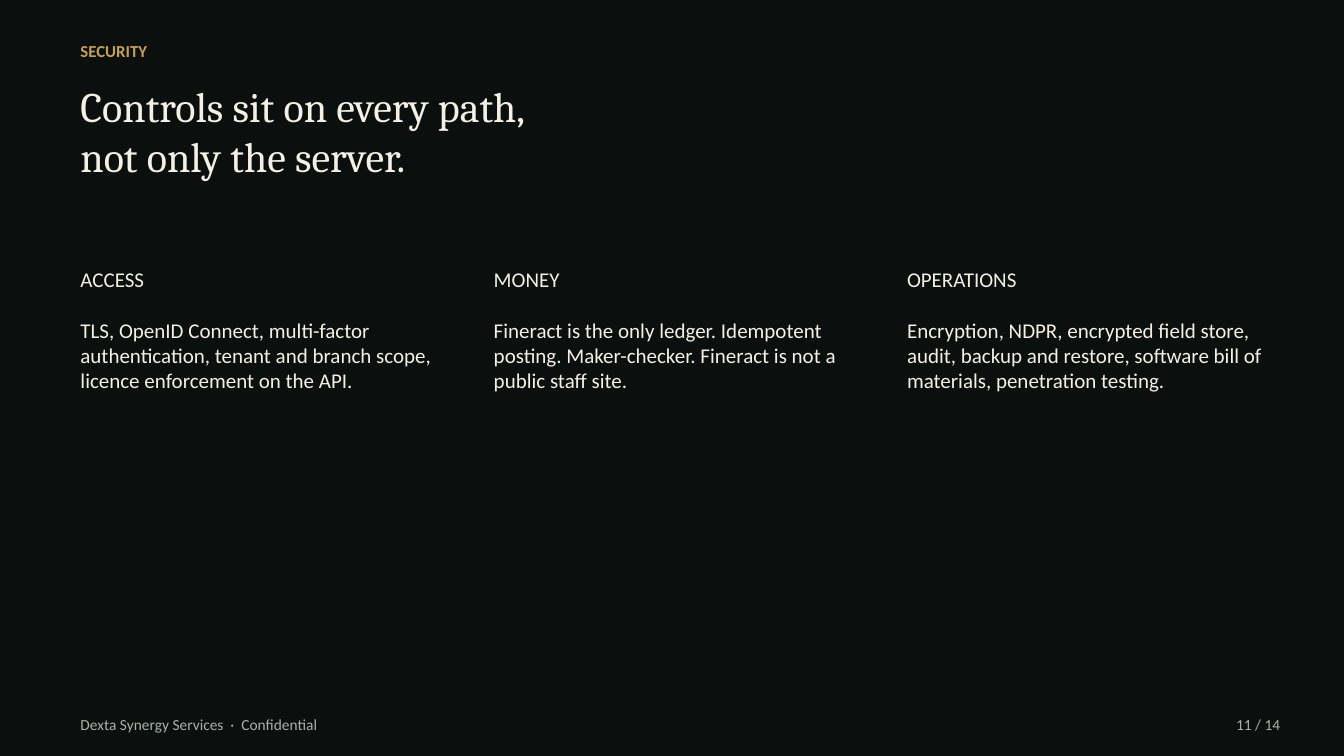
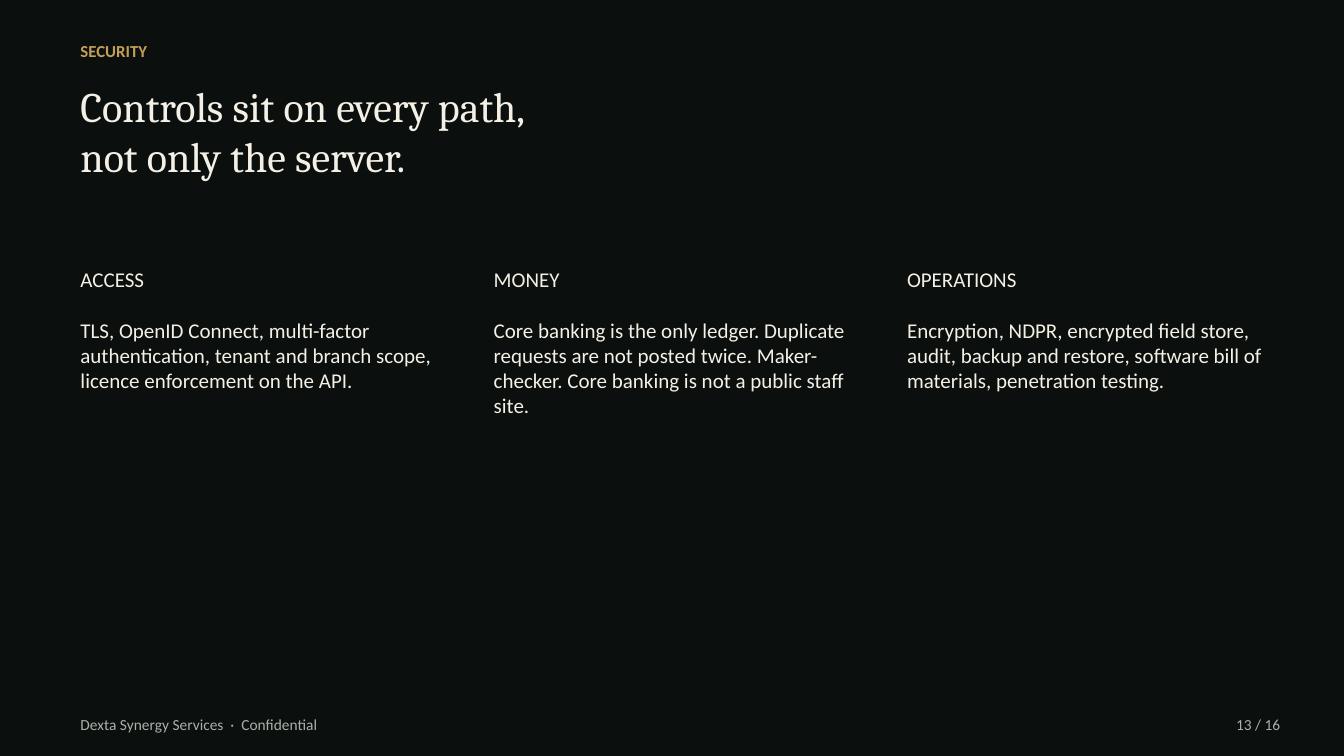
Before and after one commit to hanson1997/test, a slide deck: slide 13 of edfip-screening/architecture/EDFIP_Architecture_Dexta.pptx (slide 11 before the commit). Drawn at 1344x756 pixels with LibreOffice and Linux fonts; fonts in the diff are those of the drawing. Boxes give left, top, right and bottom in pixels: in the first picture for what was removed or moved away, otherwise in the second. Text is boxed around its words. In the diff, an @@ line names an element or a change of style, - is before the commit and + after.

```diff
--- a/edfip-screening/architecture/EDFIP_Architecture_Dexta.pptx
+++ b/edfip-screening/architecture/EDFIP_Architecture_Dexta.pptx
@@ text at bbox=[494, 273, 844, 413]: text changed @@
-MONEY
-Fineract is the only ledger. Idempotent posting. Maker-checker. Fineract is not a public staff site.
+MONEY
+Core banking is the only ledger. Duplicate requests are not posted twice. Maker-checker. Core banking is not a public staff site.
@@ text at bbox=[1236, 719, 1281, 730]: text changed @@
-11 / 14
+13 / 16
```
Also in this commit, not shown: 13 other slides changed, 2 slides added, 5 other files.
